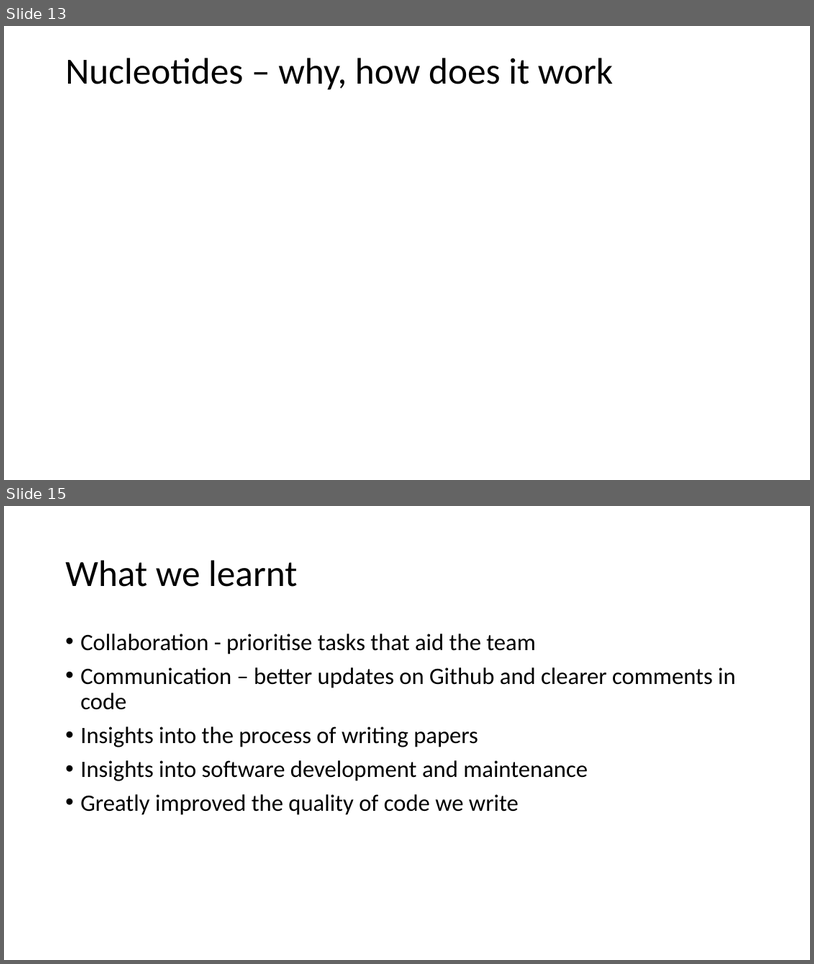
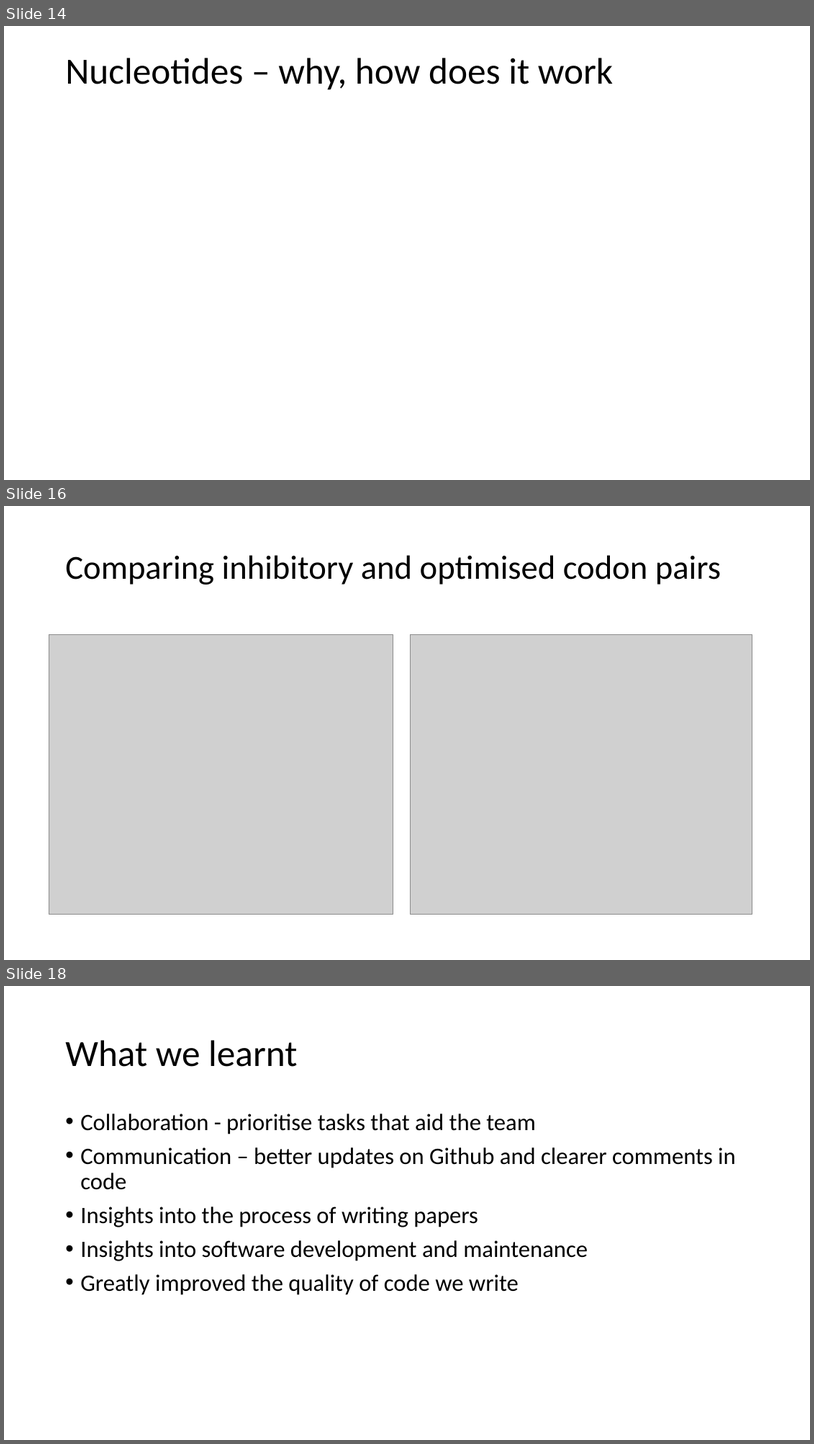
Before and after one commit to 3mma-mack/riboviz-presentation, a slide deck: Rundown-of-our-3-months.pptx. Shown one above the other, each under a label of ours: slides 13 and 15 before the commit, slides 14, 16 and 18 after it; the slides between them are not shown. The pictures are 814x964 and 814x1444 pixels, drawn with LibreOffice and Linux fonts; fonts in the diff are those of the drawing; grey boxes stand for pictures. Boxes give left, top, right and bottom in pixels: in the first picture for what was removed or moved away, otherwise in the second. Text is boxed around its words. In the diff, an @@ line names an element or a change of style, - is before the commit and + after.

Commit message:
add codon pair graphs and table of file names

```diff
--- a/Rundown-of-our-3-months.pptx
+++ b/Rundown-of-our-3-months.pptx
@@ slide 16 added at bbox=[4, 506, 810, 960], background #FFFFFF @@
@@ title added at bbox=[65, 555, 721, 584], 40 pt, text #000000 @@
+Comparing inhibitory and optimised codon pairs
@@ picture added at bbox=[49, 634, 393, 913] @@
@@ picture added at bbox=[411, 634, 753, 913] @@
@@ what was slide 13 is now slide 14 @@
@@ what was slide 15 is now slide 18 @@
```
Also in this commit, not shown: 1 slide changed, 2 other slides added.
